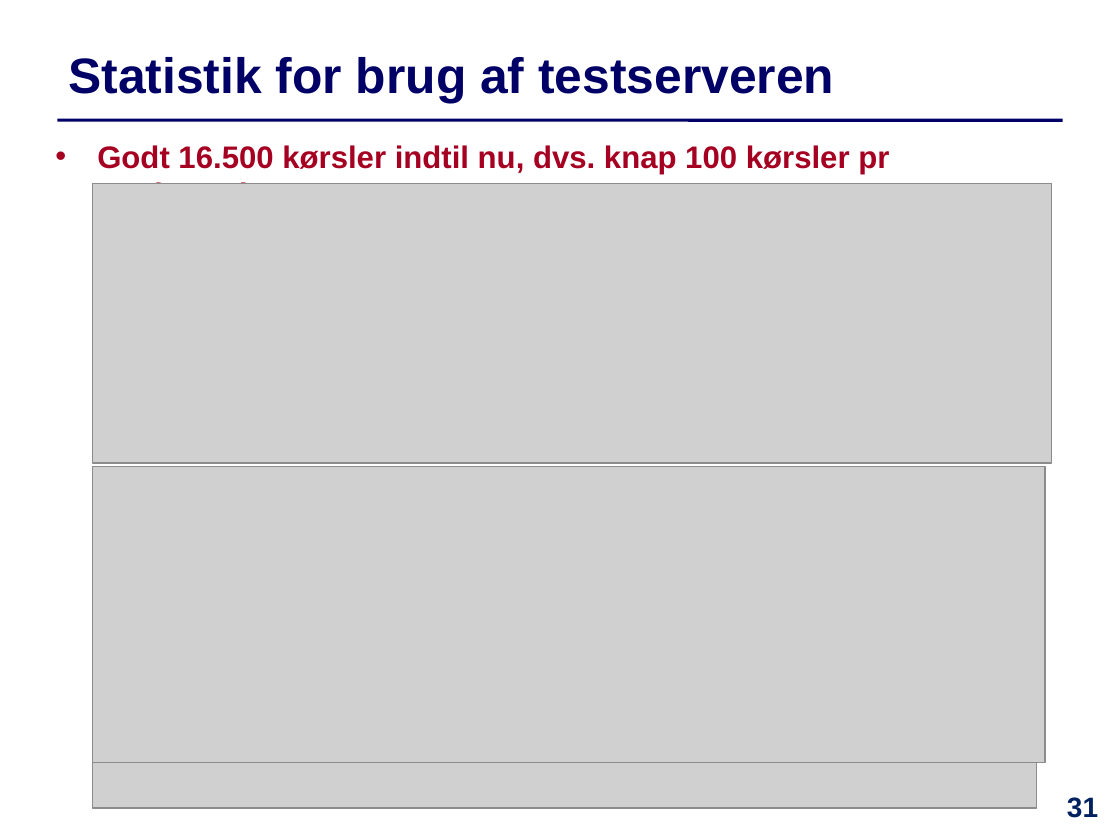
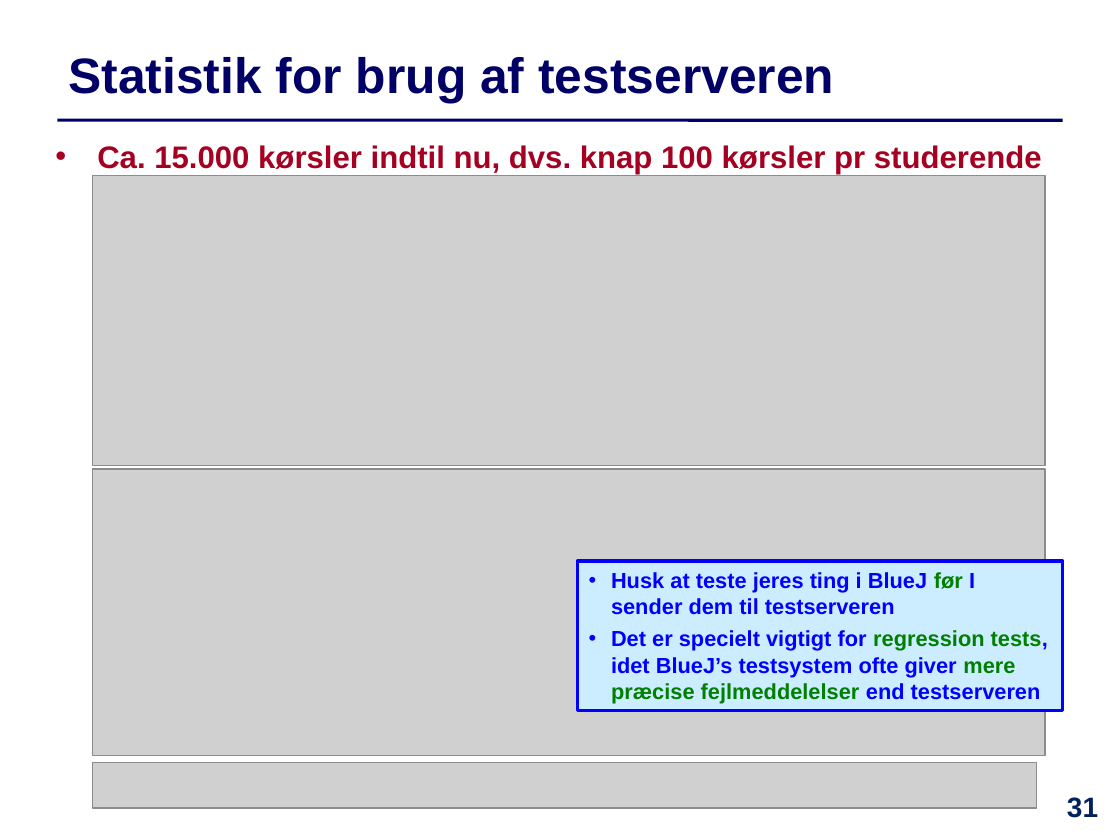
Before and after one commit to IntProgAU/Materiale, a slide deck: slide 31 of web/e24/uge_13/Slides-Uge13.pptx. Drawn at 1120x840 pixels with LibreOffice and Linux fonts; fonts in the diff are those of the drawing; grey boxes stand for pictures. Boxes give left, top, right and bottom in pixels: in the first picture for what was removed or moved away, otherwise in the second. Text is boxed around its words. In the diff, an @@ line names an element or a change of style, - is before the commit and + after.

```diff
--- a/web/e24/uge_13/Slides-Uge13.pptx
+++ b/web/e24/uge_13/Slides-Uge13.pptx
@@ text at (x1=97, y1=145, x2=1042, y2=174): text changed @@
-  • Godt 16.500 kørsler indtil nu, dvs. knap 100 kørsler pr studerende
+  • Ca. 15.000 kørsler indtil nu, dvs. knap 100 kørsler pr studerende
@@ picture resized from (x1=93, y1=184, x2=1052, y2=463) to (x1=93, y1=176, x2=1045, y2=466) @@
@@ picture resized from (x1=93, y1=467, x2=1045, y2=763) to (x1=93, y1=469, x2=1045, y2=756) @@
@@ rectangle added at (x1=578, y1=561, x2=1063, y2=711), fill #CCECFF, outline #0000FF 2.25 pt, 14 pt, text #0000FF, bold @@
+• Husk at teste jeres ting i BlueJ før I sender dem til testserveren
+• Det er specielt vigtigt for regression tests, idet BlueJ’s testsystem ofte giver mere præcise fejlmeddelelser end testserveren
```
Also in this commit, not shown: 3 other slides changed, 1 other file.
